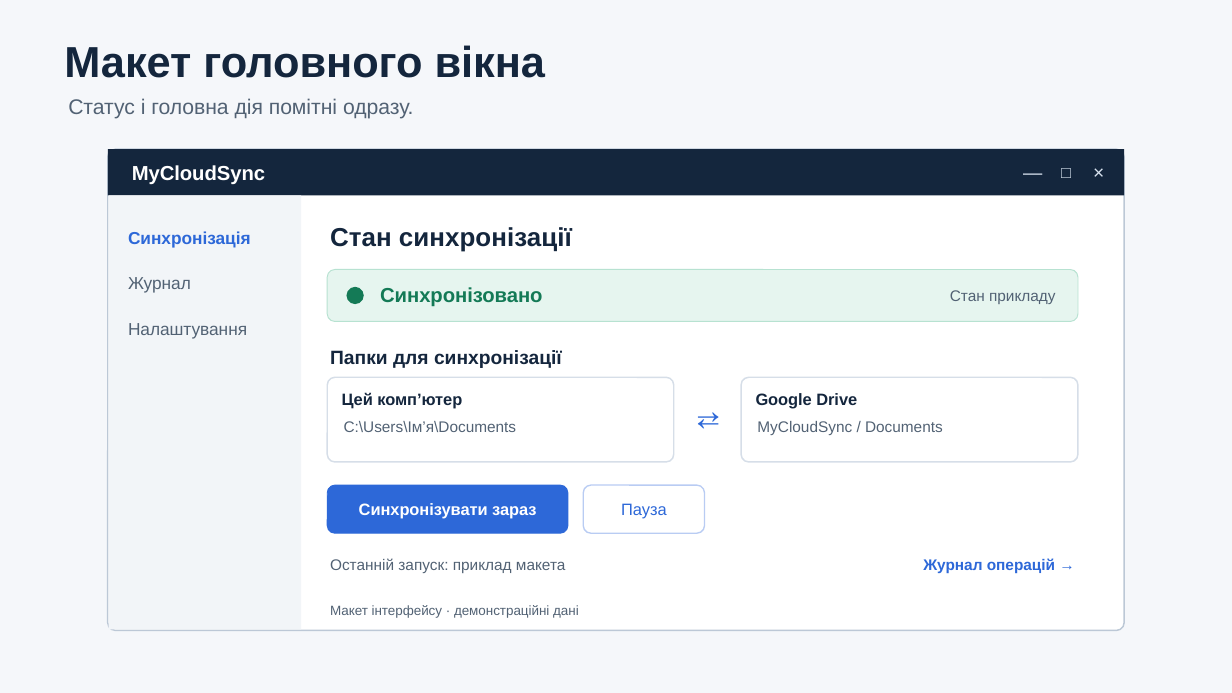
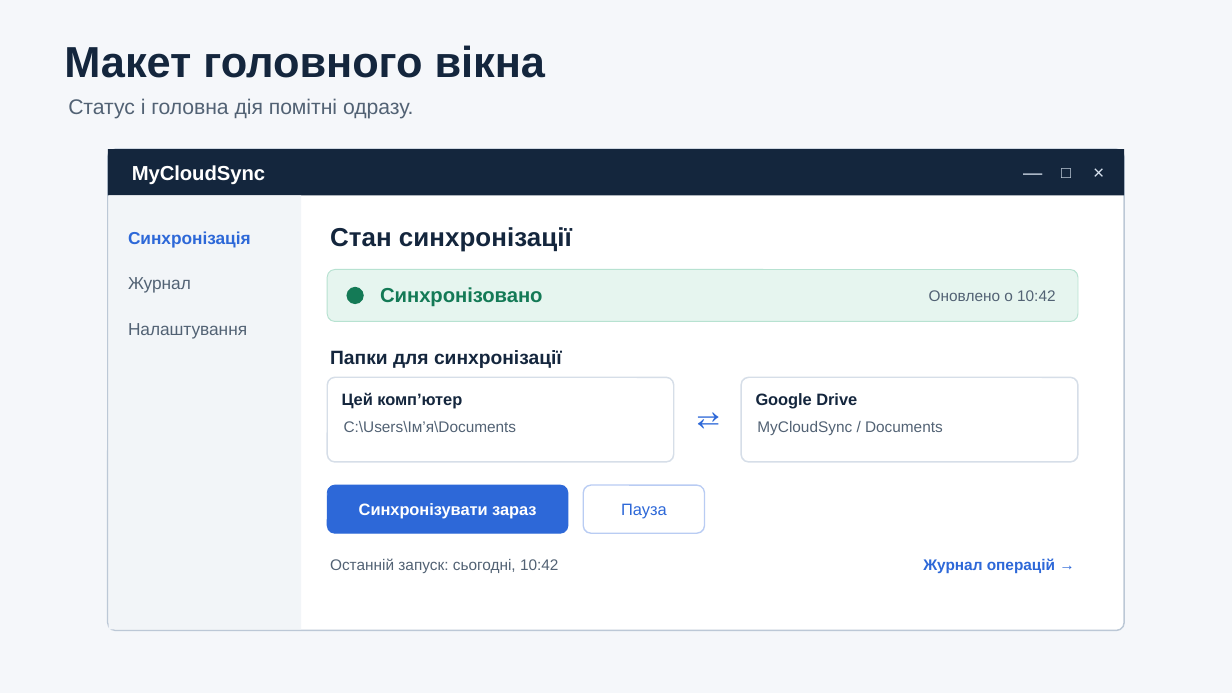
Before and after one commit to ivaniuk07/MyCloudSync, a slide deck: slide 7 of docs/design/presentation/MyCloudSync_design.pptx. Drawn at 1232x693 pixels with LibreOffice and Linux fonts; fonts in the diff are those of the drawing. Boxes give left, top, right and bottom in pixels: in the first picture for what was removed or moved away, otherwise in the second. Text is boxed around its words. In the diff, an @@ line names an element or a change of style, - is before the commit and + after.

```diff
--- a/docs/design/presentation/MyCloudSync_design.pptx
+++ b/docs/design/presentation/MyCloudSync_design.pptx
@@ text at (929,290,1055,301): text changed @@
-Стан прикладу
+Оновлено о 10:42
@@ text at (330,558,558,573): text changed @@
-Останній запуск: приклад макета
+Останній запуск: сьогодні, 10:42
@@ text removed at (330,605,579,618) @@
-Макет інтерфейсу · демонстраційні дані
```
Also in this commit, not shown: 6 other slides changed, 14 other files.
